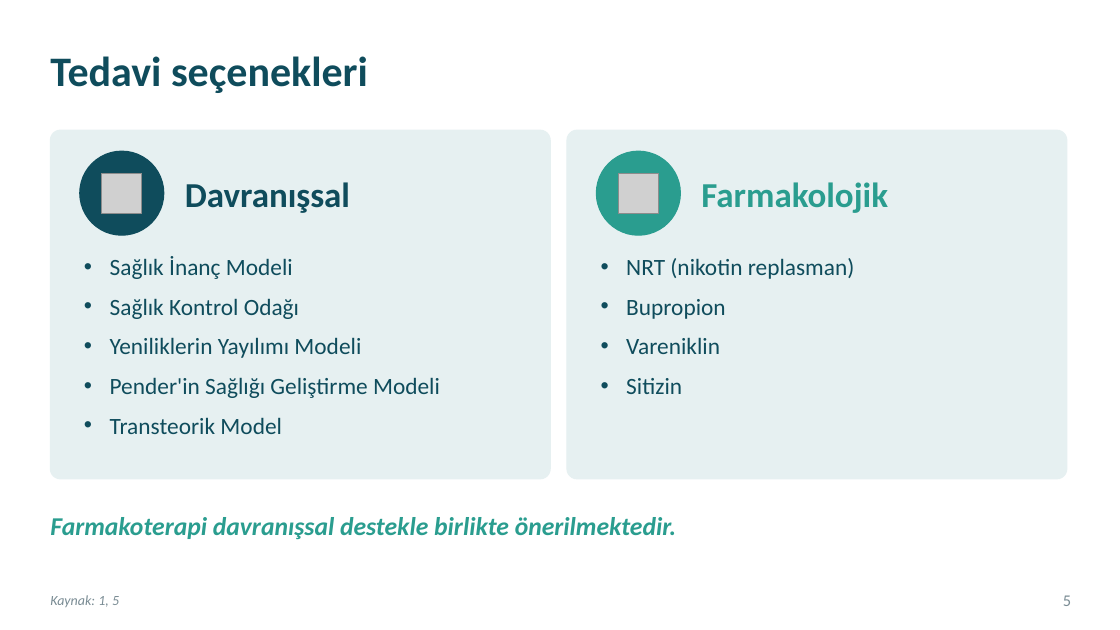
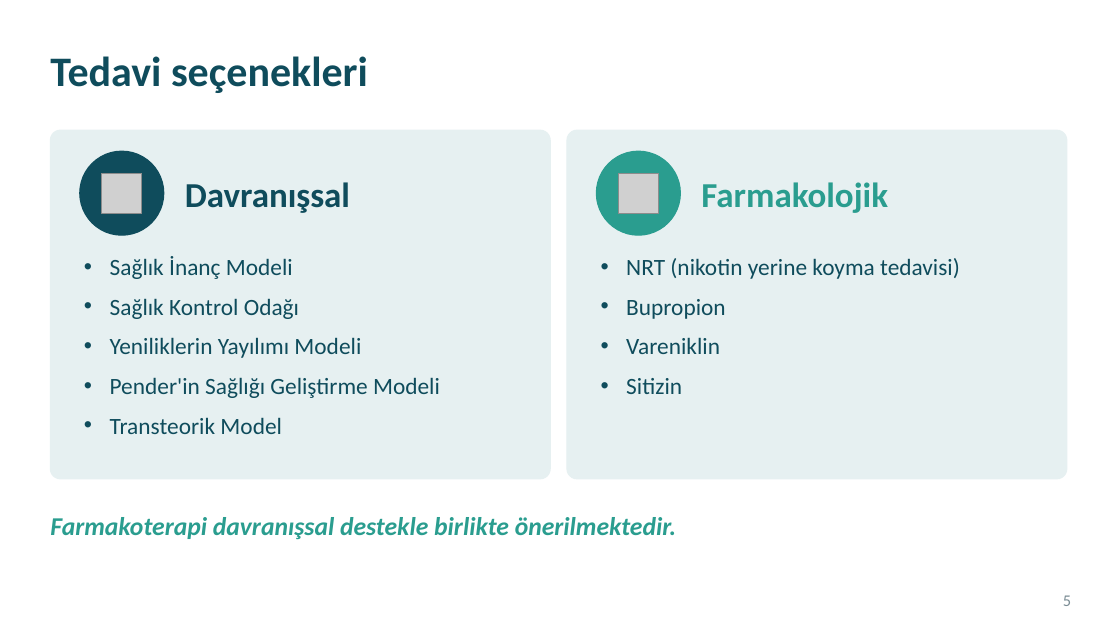
Before and after one commit to kiranahmet/Claude, a slide deck: slide 5 of Sunumlar/Makale_Sunumu_Sigara_Birakma.pptx. Drawn at 1120x630 pixels with LibreOffice and Linux fonts; fonts in the diff are those of the drawing; grey boxes stand for pictures. Boxes give left, top, right and bottom in pixels: in the first picture for what was removed or moved away, otherwise in the second. Text is boxed around its words. In the diff, an @@ line names an element or a change of style, - is before the commit and + after.

```diff
--- a/Sunumlar/Makale_Sunumu_Sigara_Birakma.pptx
+++ b/Sunumlar/Makale_Sunumu_Sigara_Birakma.pptx
@@ text at box(626, 258, 960, 279): text changed @@
-• NRT (nikotin replasman)
+• NRT (nikotin yerine koyma tedavisi)
@@ text removed at box(50, 595, 119, 607) @@
-Kaynak: 1, 5
```
Also in this commit, not shown: 23 other slides changed, 1 slide added, 1 slide removed, 2 other files.
